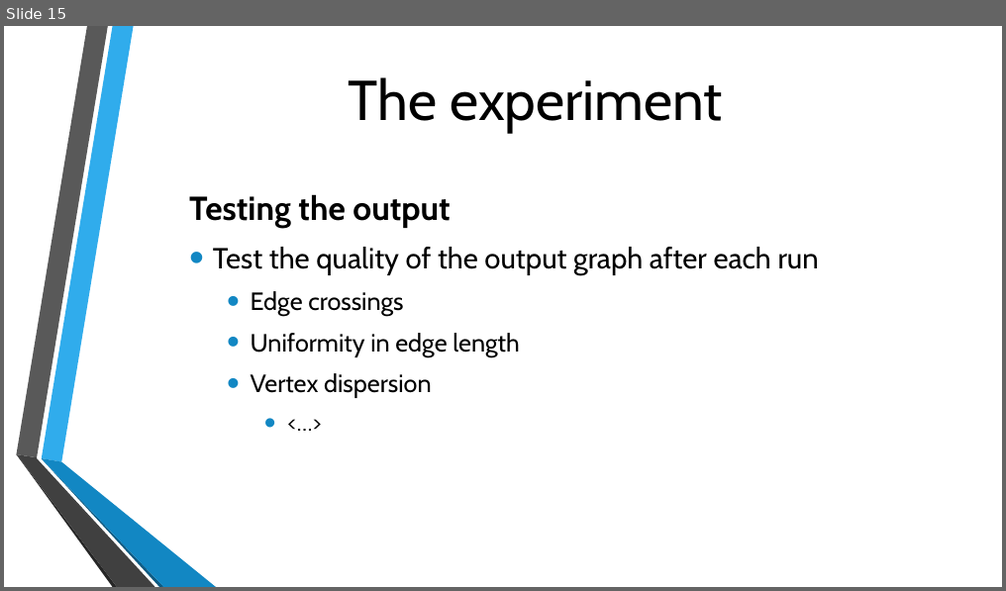
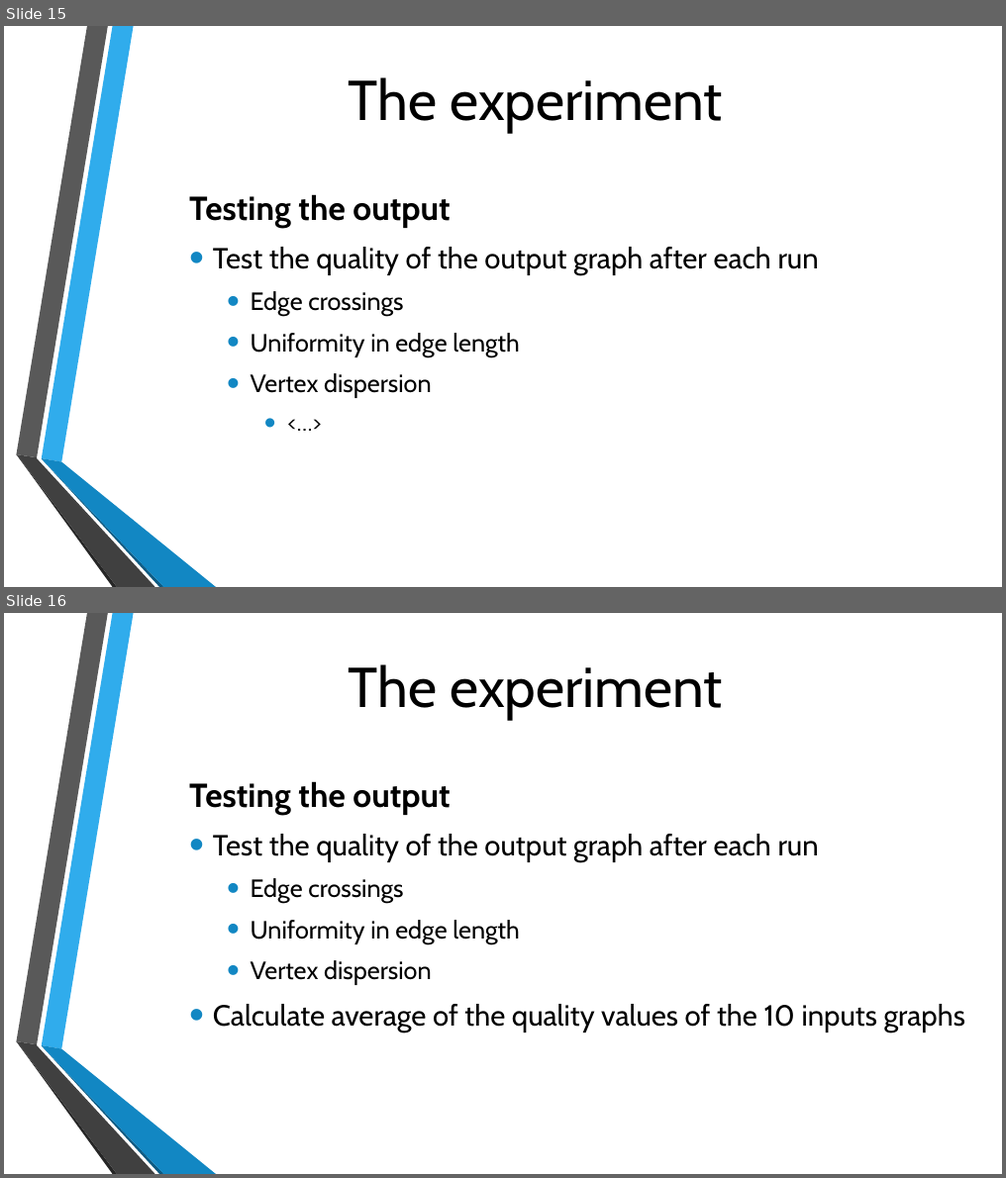
Before and after one commit to michielvh1995/OMI, a slide deck: Presentatie/Onderzoek eindpresentatie.pptx. Shown one above the other, each under a label of ours: slide 15 before the commit, slides 15 and 16 after it. The pictures are 1006x591 and 1006x1178 pixels, drawn with LibreOffice and Linux fonts; fonts in the diff are those of the drawing; background and template pictures are left out. Boxes give left, top, right and bottom in pixels: in the first picture for what was removed or moved away, otherwise in the second. Text is boxed around its words. In the diff, an @@ line names an element or a change of style, - is before the commit and + after.

Commit message:
Updated
wat nog moet:
- berekening van edge length uniformity quality
- berekening van vertex dispersion
- conclusie misschien nog wat uitbreiden

```diff
--- a/Presentatie/Onderzoek eindpresentatie.pptx
+++ b/Presentatie/Onderzoek eindpresentatie.pptx
@@ slide 16 added at (4,613,1002,1174), background picture (left out); not listed: 6 template elements that a slide beside it also shows @@
@@ title added at (349,664,723,720), 54 pt, text #000000 @@
+The experiment
@@ text added at (189,781,965,1033), 28 pt, text #000000 @@
+Testing the output
+• Test the quality of the output graph after each run
+  • Edge crossings
+  • Uniformity in edge length
+  • Vertex dispersion
+• Calculate average of the quality values of the 10 inputs graphs
```
Also in this commit, not shown: 3 slides changed, 6 other slides added, 3 slides removed.
